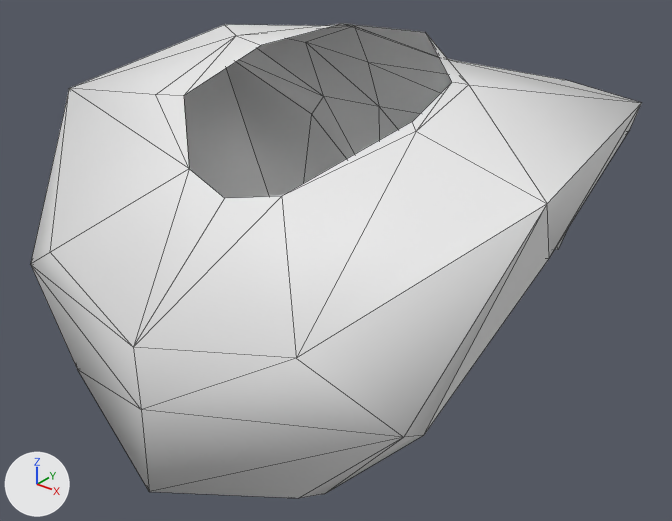
Renders of the FBX model Contents/mods/Authentic Z - Current/media/models_X/Skinned/Clothes/Clowncollar.fbx from each side of a commit.
Rendered twice from a camera (50 mm lens) standing at (0.001799, -0.001752, 0.008898) and looking at (0.000062, 0.00042, 0.007552). The lights are fixed; the arrows at lower left show +X, +Y and +Z. Mesh edges are drawn as thin lines. Vertices at the same position are counted once.

Objects in the first picture: 'ClownCollar'.
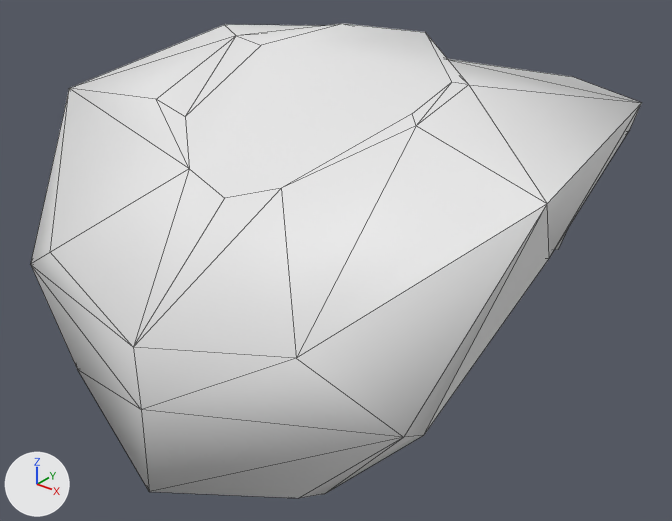
The change, as a diff of the scene's bpy script:
```diff
--- a/Contents/mods/Authentic Z - Current/media/models_X/Skinned/Clothes/Clowncollar.fbx.py
+++ b/Contents/mods/Authentic Z - Current/media/models_X/Skinned/Clothes/Clowncollar.fbx.py
@@ me_meshid0_name @@
 me_meshid0_name.from_pydata(...)  # 53 vertices, 95 faces; spans x -0.00086..0.00094, y -0.00041..0.00135, z 0.00705..0.00826
 # used by ob_clowncollar; location = (0.0, 0.0, 0.0)
 # verts and faces of me_meshid0_name; kept vertices keep their numbers, new ones are numbered from 53
 # before: 15 (-0.00016, 0.00074, 0.00825) at pixel (343, 23), 17 (0.00016, 0.00076, 0.00826) at pixel (425, 32), 20 (0.00039, 0.00056, 0.00818) at pixel (451, 82), 21 (0.00042, 0.00034, 0.00809) at pixel (416, 131), 22 (0.00038, 0.00037, 0.0081) at pixel (412, 121)
 # before: 23 (0.00019, 0.00002, 0.00794) at pixel (281, 196), 24 (-0.00033, 0.00015, 0.0081) at pixel (183, 95), 25 (-0.00019, 0.00003, 0.00793) at pixel (189, 168), 26 (-0.00044, 0.00014, 0.00809) at pixel (155, 94), 28 (-0.00037, 0.00056, 0.00818) at pixel (261, 45)
 # before: 35 (-0.00001, -0.00001, 0.00789) at pixel (224, 198), 41 (0.00056, 0.00095, 0.00813) at pixel (565, 79), 51 (0.00038, 0.00129, 0.00748)
+# me_meshid0_name part 1
+for i in [21, 22, 23]: verts[i] += (0.0, 0.0, 0.00002)
+verts[24] = (-0.00033, 0.00015, 0.00803)  # moved, pixel (185, 116)
+verts[26] = (-0.00044, 0.00014, 0.00807)  # moved, pixel (156, 99)
+verts[41] = (0.00056, 0.001, 0.00813)  # moved, pixel (572, 76)
+verts[51] = (0.00038, 0.00134, 0.00748)  # moved
+faces += [(15, 28, 24, 25, 35, 23, 22, 20, 17)]
 me_meshid0_name.materials.append(mat_05___defaultaaa)
```

What differs and where, as boxes (x1, y1, x2, y2) in the pictures (672 x 521 px):
part 1 of me_meshid0_name, built on
    before: (70, 36, 638, 358)
    after: (70, 23, 639, 358)
